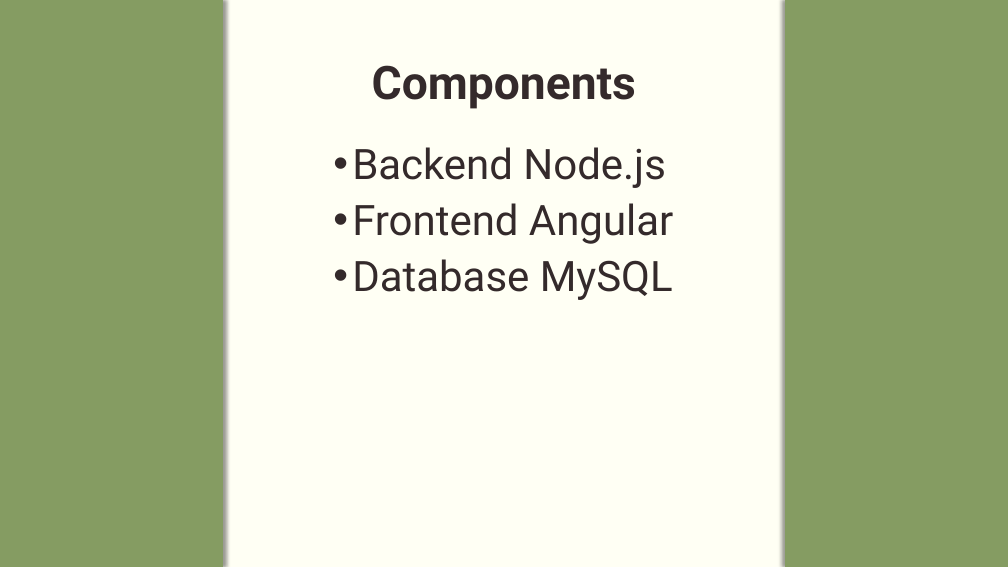
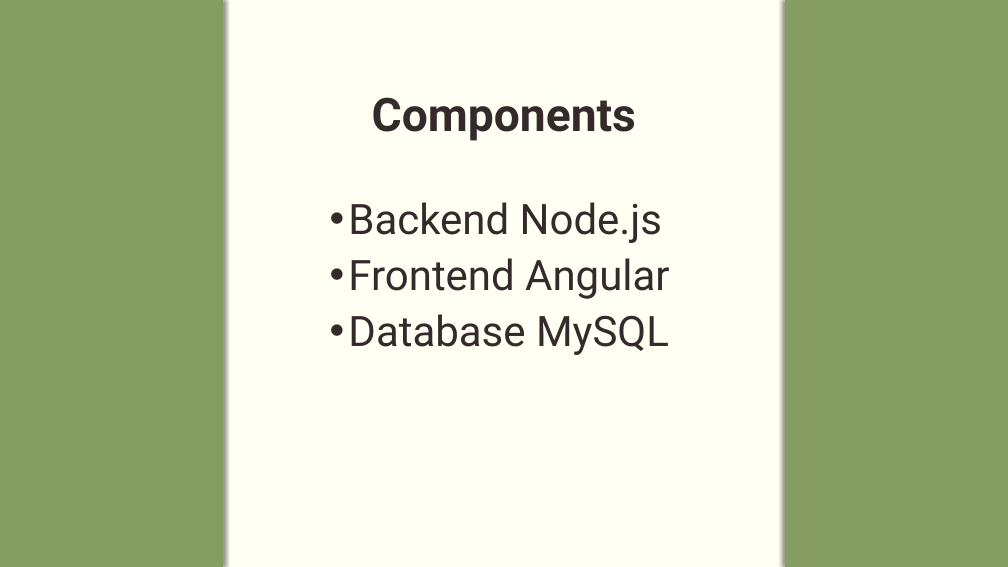
Before and after one commit to momikadragoner/Vizsgaremek, a slide deck: slide 4 of PPT/Agora(2).pptx. Drawn at 1008x567 pixels with LibreOffice and Linux fonts; fonts in the diff are those of the drawing. Boxes give left, top, right and bottom in pixels: in the first picture for what was removed or moved away, otherwise in the second. Text is boxed around its words. In the diff, an @@ line names an element or a change of style, - is before the commit and + after.

```diff
--- a/PPT/Agora(2).pptx
+++ b/PPT/Agora(2).pptx
@@ title "Components": place and size @@
-title "Components" at (372,65,636,109)
+title "Components" at (372,97,636,141)
@@ text "Backend Node.js": place and size @@
-text "Backend Node.js" at (352,147,673,300)
+text "Backend Node.js" at (348,202,669,355)
```
Also in this commit, not shown: 5 other slides changed, 4 other files.
